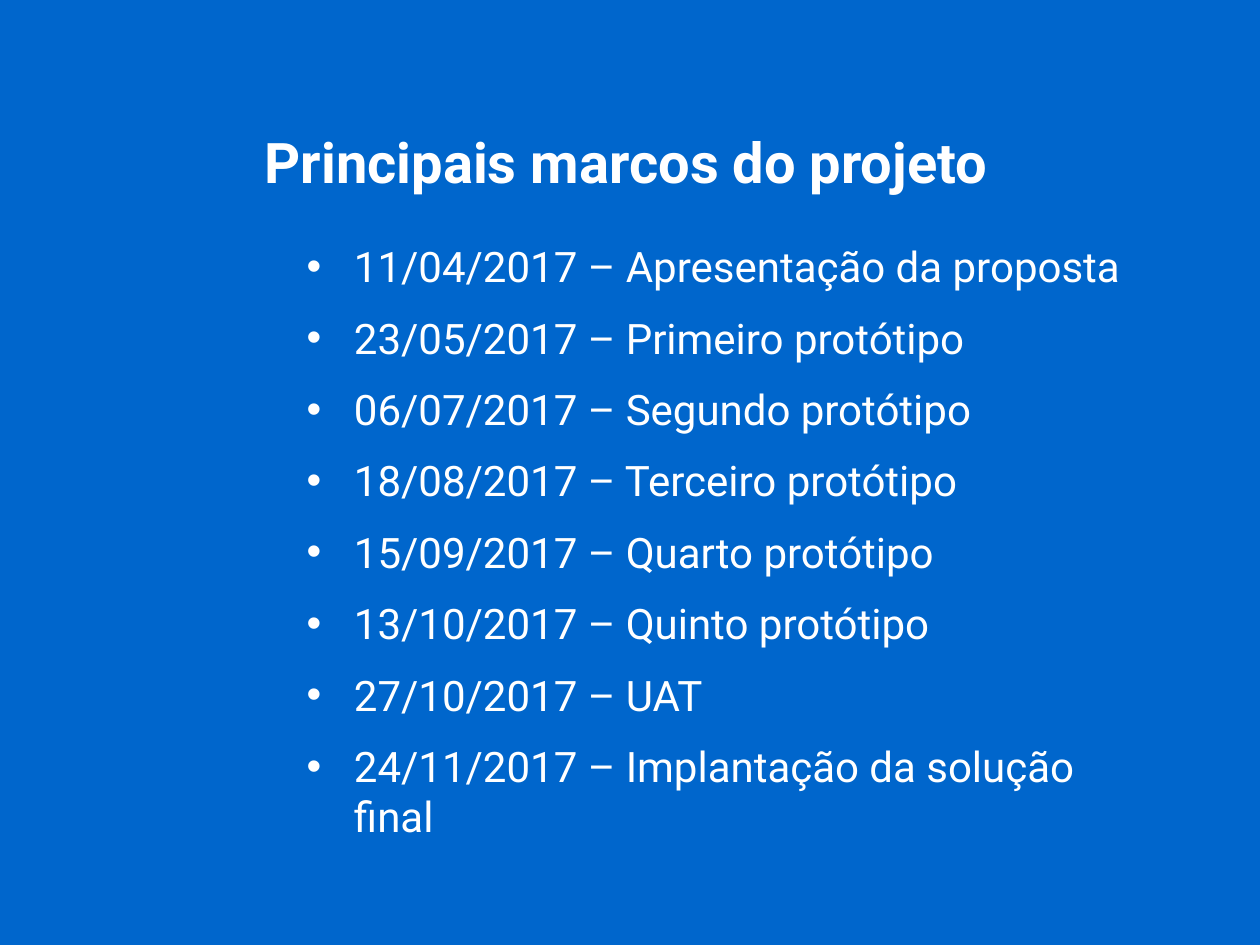
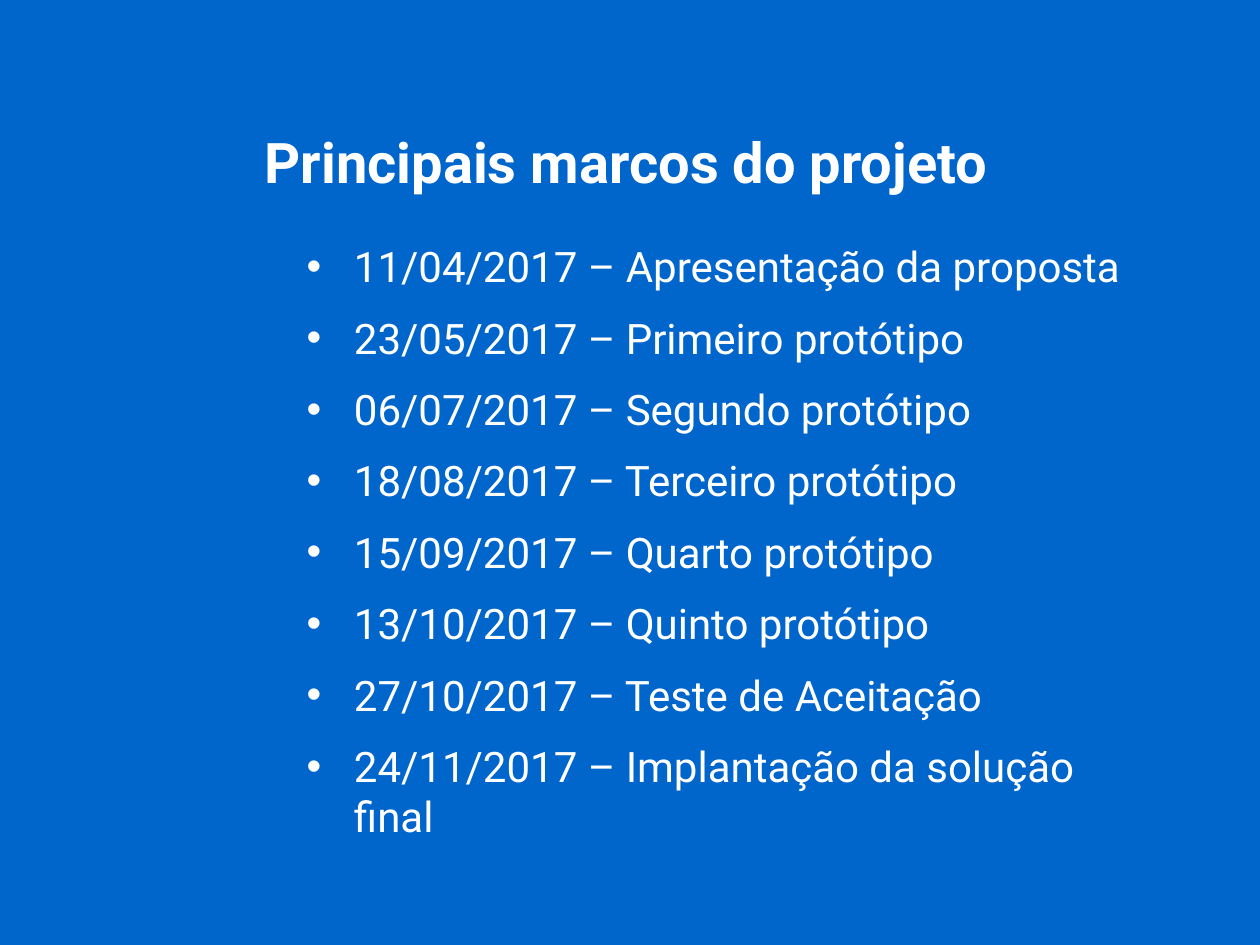
Before and after one commit to doug94/T-Dev, a slide deck: slide 6 of Gerente de projeto/ApresentaçãoV2.pptx. Drawn at 1260x945 pixels with LibreOffice and Linux fonts; fonts in the diff are those of the drawing; background and template pictures are left out. Boxes give left, top, right and bottom in pixels: in the first picture for what was removed or moved away, otherwise in the second. Text is boxed around its words. In the diff, an @@ line names an element or a change of style, - is before the commit and + after.

```diff
--- a/Gerente de projeto/ApresentaçãoV2.pptx
+++ b/Gerente de projeto/ApresentaçãoV2.pptx
@@ text at (354,679,982,720): text changed @@
-• 27/10/2017 – UAT
+• 27/10/2017 – Teste de Aceitação
```
